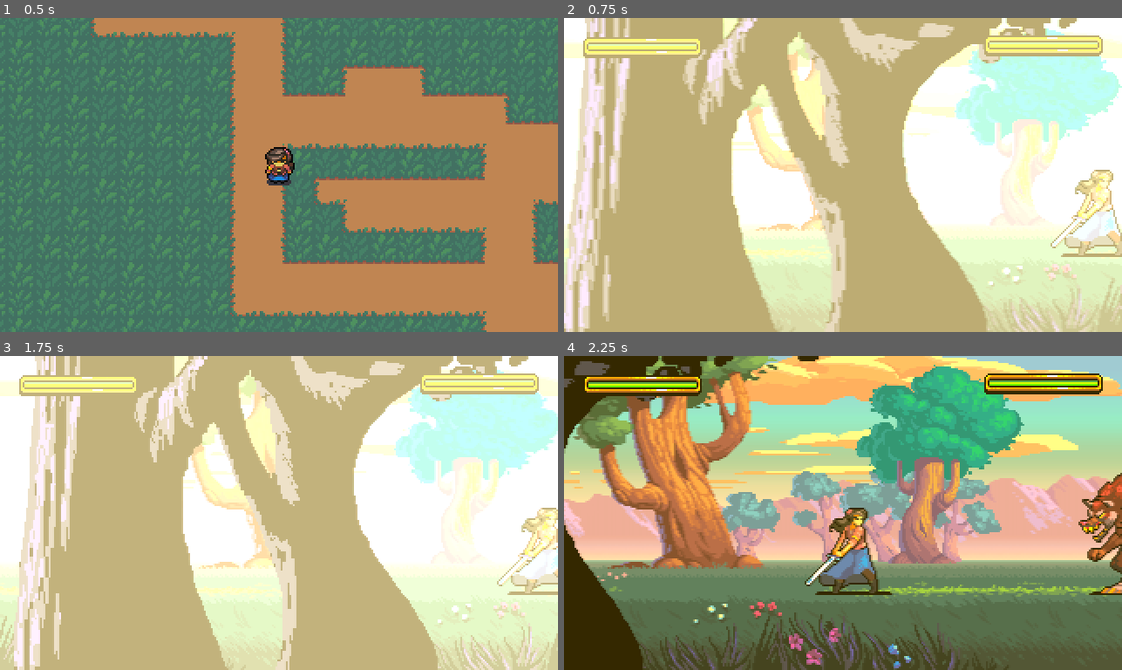
Above: before the commit, frames 1-4 (two rows, left to right).
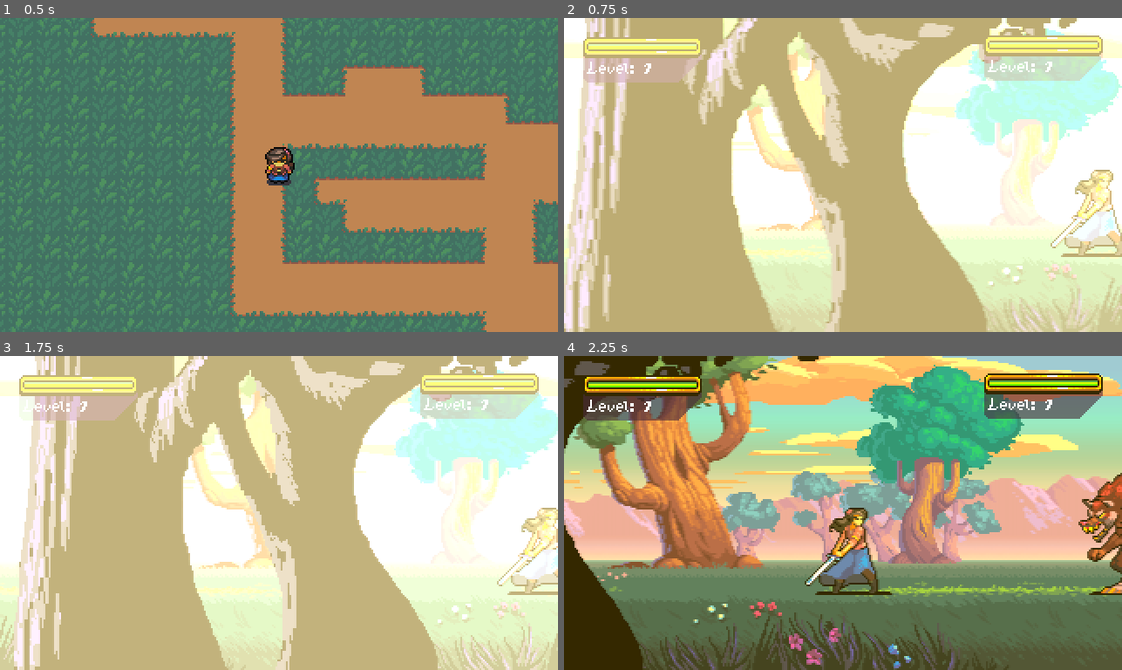
Above: after the commit, the same moments.

Repository: nahuakang/TurnBasedRPGGodot4
Game: Godot game, scene res://world/town.tscn
Same seed, same stepped clock (60 frames per second), same inputs: the game is played once before the commit and once after it. The project has no main scene, so this scene is started directly.
Inputs:
- Up to frame 1 (0.5 s): no input
- Up to frame 2 (0.75 s): tap Enter (ui_accept) at 0.5 s; hold Right (ui_right) from 0.53 s (still down)
- Up to frame 3 (1.75 s): tap Enter (ui_accept) at 0.77, 1.52 s; release Right (ui_right) at 1.28 s; hold Down (ui_down) from 1.28 s (still down)
- Up to frame 4 (2.25 s): release Down (ui_down) at 2.03 s; hold Right (ui_right) from 2.03 s (still down)

Frame 1 is identical in both runs. In frame 2, 2.8% of the frame differs, in the area x 3-97%, y 11-21%; in frame 3, 2.8%; in frame 4, 3.0%.

Commit message:
49: Draw the `BattleUnitInfo` level

Diff:
--- a/ui/battle_unit_info.gd
+++ b/ui/battle_unit_info.gd
@@ -6,6 +6,7 @@
 #############
 
 @onready var health_bar: ValueBar = $HealthBar
+@onready var level_label: Label = $LevelLabel
 
 var stats: ClassStats: set = set_stats
 
@@ -25,6 +26,8 @@
 	stats.health_changed.connect(_on_stats_health_changed)
 	health_bar.set_bar(stats.health, stats.max_health)
 
+	level_label.text = "Level: " + str(stats.level)
+
 ##################
 ## SIGNAL METHODS
 ##################
--- a/ui/battle_unit_info.tscn
+++ b/ui/battle_unit_info.tscn
@@ -1,14 +1,31 @@
-[gd_scene load_steps=3 format=3 uid="uid://bgtpiv2wsh8t8"]
+[gd_scene load_steps=5 format=3 uid="uid://bgtpiv2wsh8t8"]
 
 [ext_resource type="PackedScene" uid="uid://wtjgk8o0vvan" path="res://ui/value_bar.tscn" id="1_6h7ju"]
 [ext_resource type="Script" path="res://ui/battle_unit_info.gd" id="1_m55ct"]
+[ext_resource type="Theme" uid="uid://bytiyxp3n1j8y" path="res://assets/default_theme.tres" id="1_xhcau"]
+[ext_resource type="Texture2D" uid="uid://g57tx65s3te" path="res://assets/sprites/BattleUnitInfoShadow.png" id="3_ibdqi"]
 
 [node name="BattleUnitInfo" type="Control"]
 layout_mode = 3
 anchors_preset = 0
 offset_right = 68.0
 offset_bottom = 12.0
+theme = ExtResource("1_xhcau")
 script = ExtResource("1_m55ct")
+
+[node name="Shadow" type="TextureRect" parent="."]
+layout_mode = 0
+offset_right = 68.0
+offset_bottom = 26.0
+texture = ExtResource("3_ibdqi")
 
 [node name="HealthBar" parent="." instance=ExtResource("1_6h7ju")]
 layout_mode = 0
+
+[node name="LevelLabel" type="Label" parent="."]
+layout_mode = 0
+offset_left = 2.0
+offset_top = 12.0
+offset_right = 58.0
+offset_bottom = 26.0
+text = "Level: 100"
